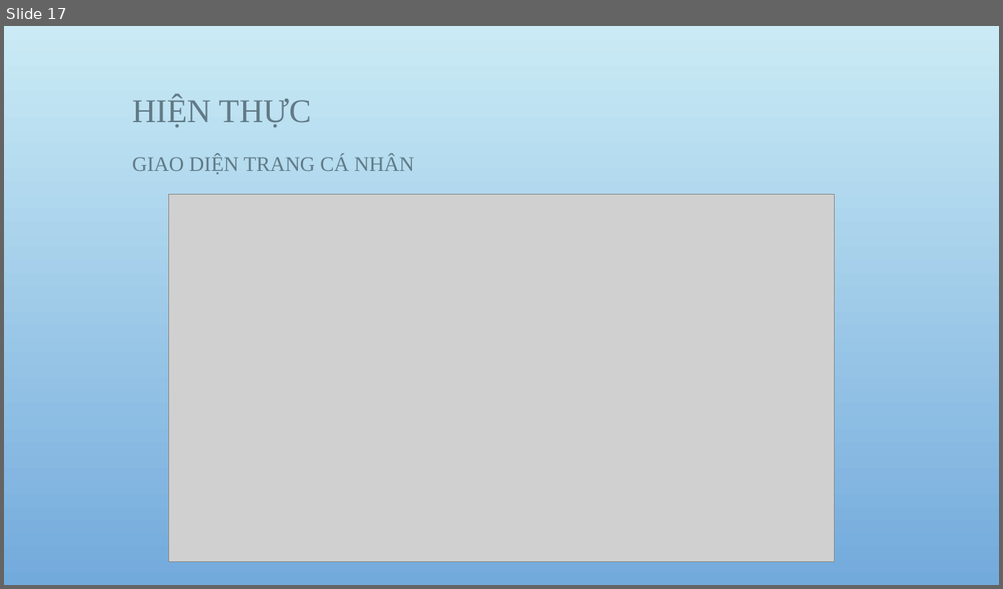
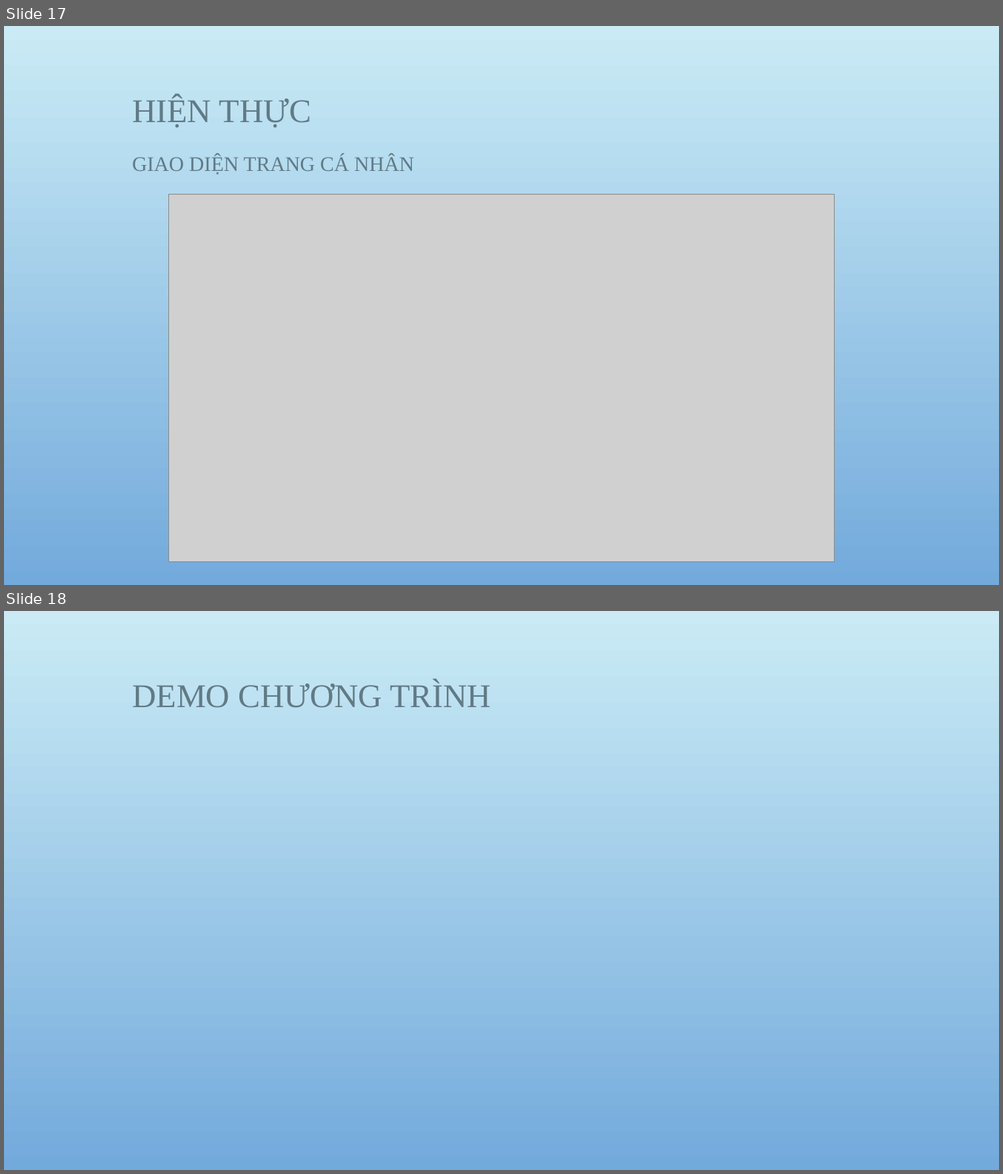
Before and after one commit to minhnha9x/education, a slide deck: XÂY DỰNG HỆ THỐNG QUẢN LÍ THÔNG TIN.pptx. Shown one above the other, each under a label of ours: slide 17 before the commit, slides 17 and 18 after it. The pictures are 1003x589 and 1003x1174 pixels, drawn with LibreOffice and Linux fonts; fonts in the diff are those of the drawing; grey boxes stand for pictures; background and template pictures are left out. Boxes give left, top, right and bottom in pixels: in the first picture for what was removed or moved away, otherwise in the second. Text is boxed around its words. In the diff, an @@ line names an element or a change of style, - is before the commit and + after.

```diff
--- a/XÂY DỰNG HỆ THỐNG QUẢN LÍ THÔNG TIN.pptx
+++ b/XÂY DỰNG HỆ THỐNG QUẢN LÍ THÔNG TIN.pptx
@@ slide 18 added at (4, 611, 999, 1170), background picture (left out) @@
@@ title added at (132, 681, 491, 708), 32 pt, text #617A86 @@
+DEMO CHƯƠNG TRÌNH
```
Also in this commit, not shown: 6 slides changed, 1 other file.
